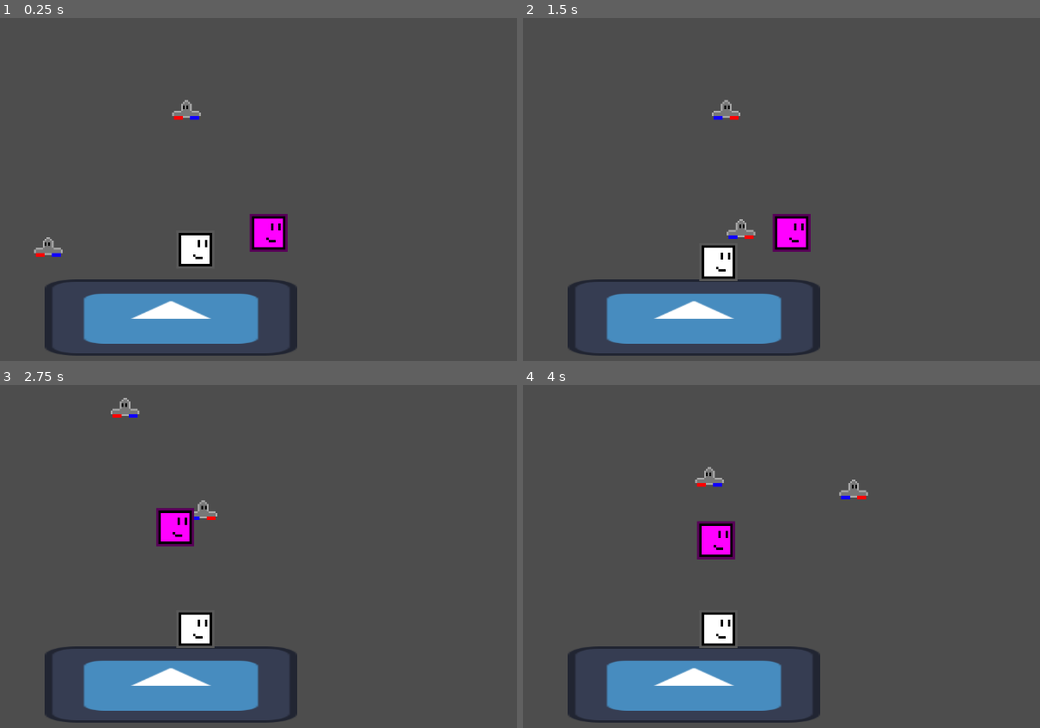
Above: before the commit, frames 1-4 (two rows, left to right).
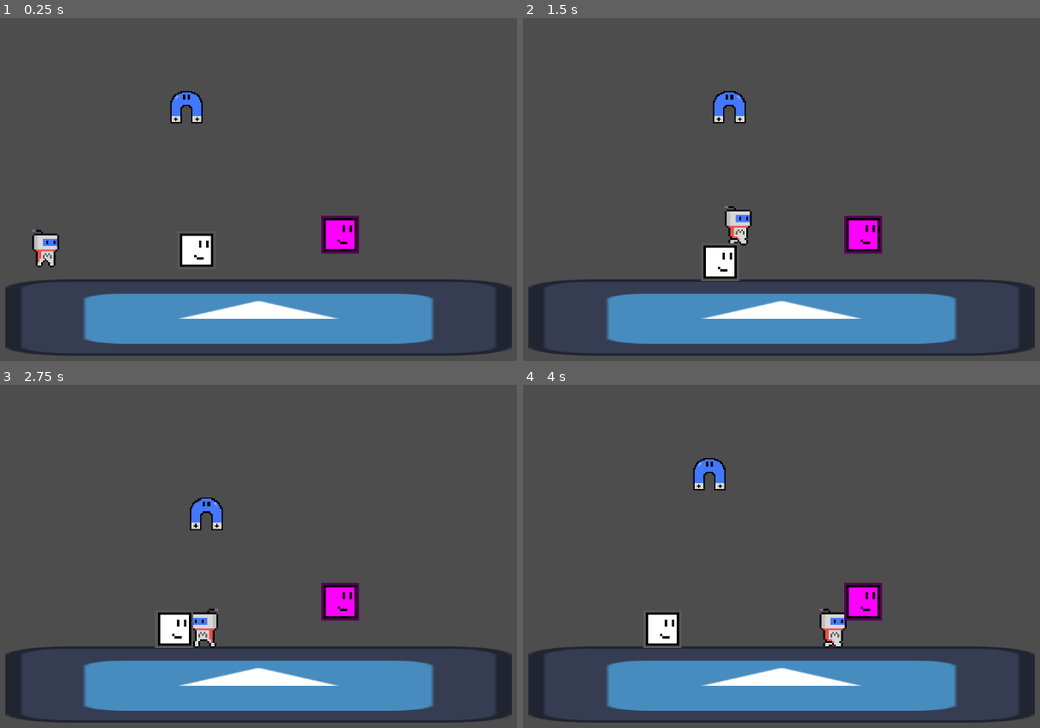
Above: after the commit, the same moments.

Repository: mrshark3959/Magnettwins-GODOT
Game: Godot game, scene res://Test.tscn
The game is run twice, just before and just after one commit, with the same random seed, the same clock (stepped at 60 frames per second) and the same inputs. The engine's default icon, where the game draws it, is replaced by a stand-in: a white triangle on a blue panel in a dark square.
Inputs:
- Up to frame 1 (0.25 s): no input
- Up to frame 2 (1.5 s): hold Right (right) from 0.53 s (still down); tap A (a) at 0.6 s; tap Up (up) at 0.77 s; tap D (d) at 0.8, 1.35 s
- Up to frame 3 (2.75 s): tap Up (up) at 1.52 s; tap S (s) at 1.55, 2.1 s; release Right (right) at 2.03 s; hold Left (left) from 2.03 s (still down); hold Space (space) from 2.03 s (still down)
- Up to frame 4 (4 s): release Left (left) at 2.78 s; release Space (space) at 2.78 s; hold Right (right) from 2.78 s (still down); tap Space (space) at 2.85 s; tap Up (up) at 3.02, 3.77 s; tap W (w) at 3.05, 3.6 s; tap A (a) at 3.8 s

The runs differ from the first frame. In frame 1, 11% of the frame differs, in the area x 0-100%, y 21-99%; in frame 2, 11%; in frame 3, 12%; in frame 4, 13%.

Commit message:
11/7/2024 BootCamp

Diff:
--- /dev/null
+++ b/MagPulse.tres
@@ -0,0 +1,65 @@
+[gd_resource type="SpriteFrames" load_steps=9 format=3 uid="uid://h7ue3dx2nolj"]
+
+[ext_resource type="Texture2D" uid="uid://tuywk8vk5i3" path="res://Sprites (Characters)/Farus/Farus Magnet Pulse/Farus Magnet.png" id="1_j1n67"]
+
+[sub_resource type="AtlasTexture" id="AtlasTexture_jfpw0"]
+atlas = ExtResource("1_j1n67")
+region = Rect2(0, 0, 64, 64)
+
+[sub_resource type="AtlasTexture" id="AtlasTexture_ylvru"]
+atlas = ExtResource("1_j1n67")
+region = Rect2(64, 0, 64, 64)
+
+[sub_resource type="AtlasTexture" id="AtlasTexture_p8r4q"]
+atlas = ExtResource("1_j1n67")
+region = Rect2(128, 0, 64, 64)
+
+[sub_resource type="AtlasTexture" id="AtlasTexture_v2apd"]
+atlas = ExtResource("1_j1n67")
+region = Rect2(0, 64, 64, 64)
+
+[sub_resource type="AtlasTexture" id="AtlasTexture_pv70o"]
+atlas = ExtResource("1_j1n67")
+region = Rect2(64, 64, 64, 64)
+
+[sub_resource type="AtlasTexture" id="AtlasTexture_tyohp"]
+atlas = ExtResource("1_j1n67")
+region = Rect2(128, 64, 64, 64)
+
+[sub_resource type="AtlasTexture" id="AtlasTexture_ciufj"]
+atlas = ExtResource("1_j1n67")
+region = Rect2(0, 0, 64, 64)
+
+[resource]
+animations = [{
+"frames": [],
+"loop": true,
+"name": &"default",
+"speed": 5.0
+}, {
+"frames": [{
+"duration": 1.0,
+"texture": SubResource("AtlasTexture_jfpw0")
+}, {
+"duration": 1.0,
+"texture": SubResource("AtlasTexture_ylvru")
+}, {
+"duration": 1.0,
+"texture": SubResource("AtlasTexture_p8r4q")
+}, {
+"duration": 1.0,
+"texture": SubResource("AtlasTexture_v2apd")
+}, {
+"duration": 1.0,
+"texture": SubResource("AtlasTexture_pv70o")
+}, {
+"duration": 1.0,
+"texture": SubResource("AtlasTexture_tyohp")
+}, {
+"duration": 1.0,
+"texture": SubResource("AtlasTexture_ciufj")
+}],
+"loop": false,
+"name": &"pulse",
+"speed": 9.0
+}]
--- a/Movement.gd
+++ b/Movement.gd
@@ -6,6 +6,8 @@
 const PUSH_FORCE := .0
 const MIN_PUSH_FORCE := 5.0
 
+func _ready() -> void:
+	get_node("Texture").play("default")
 
 func _physics_process(delta: float) -> void:
 	# Add the gravity.
@@ -21,12 +23,19 @@
 	var direction := Input.get_axis("left", "right")
 	if direction:
 		velocity.x = direction * SPEED
-		if direction > 0:
-			get_node("Texture").flip_h = true
-		if direction < 0:
-			get_node("Texture").flip_h = false
+		if velocity.x > 0:
+			scale = Vector2(3,3)
+			rotation_degrees = 0
+		if velocity.x < 0:
+			scale = Vector2(3,-3)
+			rotation_degrees = 180
 	else:
 		velocity.x = move_toward(velocity.x, 0, SPEED)
+
+	if direction != 0 && get_node("Texture").animation != "walk":
+		get_node("Texture").play("walk")
+	if direction == 0 && get_node("Texture").animation != "default":
+		get_node("Texture").play("default")
 
 	move_and_slide()
 
--- a/MovementF.gd
+++ b/MovementF.gd
@@ -1,7 +1,10 @@
 extends StaticBody2D
 
-var accel = 7
+var accel = 500
 var velocity = Vector2(0,0)
+
+func _ready() -> void:
+	pass
 
 func get_input():
 	var input_direction = Input.get_vector("a", "d", "w", "s")
@@ -13,7 +16,22 @@
 
 func _physics_process(_delta):
 	get_input()
-	translate(velocity)
+	translate(velocity * _delta)
 
 func pull_object():
 	pass
+
+func blink():
+	if randf_range(0, 10) > 8:
+		get_node("Texture").play("Blink")
+
+func _process(delta: float) -> void:
+	pass
+
+
+func _on_timer_timeout() -> void:
+	blink()
+
+
+func _on_texture_animation_looped() -> void:
+	get_node("Texture").play("Default")
--- /dev/null
+++ b/Sprites (Characters)/Farus/Ferrus.tres
@@ -0,0 +1,75 @@
+[gd_resource type="SpriteFrames" load_steps=10 format=3 uid="uid://yn27qc0xqumh"]
+
+[ext_resource type="Texture2D" uid="uid://c8swbuo64du13" path="res://Sprites (Characters)/Farus/Blue/Idle/Magnus Idle Blue.png" id="1_l82pp"]
+
+[sub_resource type="AtlasTexture" id="AtlasTexture_k8mti"]
+atlas = ExtResource("1_l82pp")
+region = Rect2(0, 0, 32, 32)
+
+[sub_resource type="AtlasTexture" id="AtlasTexture_jos8r"]
+atlas = ExtResource("1_l82pp")
+region = Rect2(32, 0, 32, 32)
+
+[sub_resource type="AtlasTexture" id="AtlasTexture_d1cfa"]
+atlas = ExtResource("1_l82pp")
+region = Rect2(64, 0, 32, 32)
+
+[sub_resource type="AtlasTexture" id="AtlasTexture_j0dpb"]
+atlas = ExtResource("1_l82pp")
+region = Rect2(0, 32, 32, 32)
+
+[sub_resource type="AtlasTexture" id="AtlasTexture_1esuj"]
+atlas = ExtResource("1_l82pp")
+region = Rect2(32, 32, 32, 32)
+
+[sub_resource type="AtlasTexture" id="AtlasTexture_l3jjb"]
+atlas = ExtResource("1_l82pp")
+region = Rect2(64, 32, 32, 32)
+
+[sub_resource type="AtlasTexture" id="AtlasTexture_n01bi"]
+atlas = ExtResource("1_l82pp")
+region = Rect2(0, 64, 32, 32)
+
+[sub_resource type="AtlasTexture" id="AtlasTexture_kcl5t"]
+atlas = ExtResource("1_l82pp")
+region = Rect2(32, 64, 32, 32)
+
+[resource]
+animations = [{
+"frames": [{
+"duration": 1.0,
+"texture": SubResource("AtlasTexture_k8mti")
+}, {
+"duration": 1.0,
+"texture": SubResource("AtlasTexture_jos8r")
+}, {
+"duration": 1.0,
+"texture": SubResource("AtlasTexture_d1cfa")
+}, {
+"duration": 1.0,
+"texture": SubResource("AtlasTexture_j0dpb")
+}, {
+"duration": 1.0,
+"texture": SubResource("AtlasTexture_1esuj")
+}, {
+"duration": 1.0,
+"texture": SubResource("AtlasTexture_l3jjb")
+}, {
+"duration": 1.0,
+"texture": SubResource("AtlasTexture_n01bi")
+}, {
+"duration": 1.0,
+"texture": SubResource("AtlasTexture_kcl5t")
+}],
+"loop": true,
+"name": &"Blink",
+"speed": 12.0
+}, {
+"frames": [{
+"duration": 1.0,
+"texture": SubResource("AtlasTexture_k8mti")
+}],
+"loop": true,
+"name": &"Default",
+"speed": 5.0
+}]
--- /dev/null
+++ b/Sprites (Characters)/Magnus/Magnus.tres
@@ -0,0 +1,101 @@
+[gd_resource type="SpriteFrames" load_steps=15 format=3 uid="uid://7uhs2rq7tpxx"]
+
+[ext_resource type="Texture2D" uid="uid://ds563nm3woodf" path="res://Sprites (Characters)/Magnus/Idles/Magnus (idles) (blue).png" id="1_1cojl"]
+[ext_resource type="Texture2D" uid="uid://bfheehtyhxky4" path="res://Sprites (Characters)/Magnus/Runs/Magnus (run) (blue).png" id="2_25v04"]
+
+[sub_resource type="AtlasTexture" id="AtlasTexture_630ne"]
+atlas = ExtResource("1_1cojl")
+region = Rect2(0, 0, 32, 32)
+
+[sub_resource type="AtlasTexture" id="AtlasTexture_810gr"]
+atlas = ExtResource("1_1cojl")
+region = Rect2(32, 0, 32, 32)
+
+[sub_resource type="AtlasTexture" id="AtlasTexture_lf865"]
+atlas = ExtResource("1_1cojl")
+region = Rect2(0, 32, 32, 32)
+
+[sub_resource type="AtlasTexture" id="AtlasTexture_yoe0x"]
+atlas = ExtResource("1_1cojl")
+region = Rect2(32, 32, 32, 32)
+
+[sub_resource type="AtlasTexture" id="AtlasTexture_7j8ay"]
+atlas = ExtResource("2_25v04")
+region = Rect2(0, 0, 32, 32)
+
+[sub_resource type="AtlasTexture" id="AtlasTexture_a6oos"]
+atlas = ExtResource("2_25v04")
+region = Rect2(32, 0, 32, 32)
+
+[sub_resource type="AtlasTexture" id="AtlasTexture_3rn33"]
+atlas = ExtResource("2_25v04")
+region = Rect2(64, 0, 32, 32)
+
+[sub_resource type="AtlasTexture" id="AtlasTexture_mj76e"]
+atlas = ExtResource("2_25v04")
+region = Rect2(0, 32, 32, 32)
+
+[sub_resource type="AtlasTexture" id="AtlasTexture_wmjnb"]
+atlas = ExtResource("2_25v04")
+region = Rect2(32, 32, 32, 32)
+
+[sub_resource type="AtlasTexture" id="AtlasTexture_spvsq"]
+atlas = ExtResource("2_25v04")
+region = Rect2(64, 32, 32, 32)
+
+[sub_resource type="AtlasTexture" id="AtlasTexture_27flm"]
+atlas = ExtResource("2_25v04")
+region = Rect2(0, 64, 32, 32)
+
+[sub_resource type="AtlasTexture" id="AtlasTexture_jcgiy"]
+atlas = ExtResource("2_25v04")
+region = Rect2(32, 64, 32, 32)
+
+[resource]
+animations = [{
+"frames": [{
+"duration": 1.0,
+"texture": SubResource("AtlasTexture_630ne")
+}, {
+"duration": 1.0,
+"texture": SubResource("AtlasTexture_810gr")
+}, {
+"duration": 1.0,
+"texture": SubResource("AtlasTexture_lf865")
+}, {
+"duration": 1.0,
+"texture": SubResource("AtlasTexture_yoe0x")
+}],
+"loop": true,
+"name": &"default",
+"speed": 16.0
+}, {
+"frames": [{
+"duration": 1.0,
+"texture": SubResource("AtlasTexture_7j8ay")
+}, {
+"duration": 1.0,
+"texture": SubResource("AtlasTexture_a6oos")
+}, {
+"duration": 1.0,
+"texture": SubResource("AtlasTexture_3rn33")
+}, {
+"duration": 1.0,
+"texture": SubResource("AtlasTexture_mj76e")
+}, {
+"duration": 1.0,
+"texture": SubResource("AtlasTexture_wmjnb")
+}, {
+"duration": 1.0,
+"texture": SubResource("AtlasTexture_spvsq")
+}, {
+"duration": 1.0,
+"texture": SubResource("AtlasTexture_27flm")
+}, {
+"duration": 1.0,
+"texture": SubResource("AtlasTexture_jcgiy")
+}],
+"loop": true,
+"name": &"walk",
+"speed": 16.0
+}]
--- a/Test.tscn
+++ b/Test.tscn
@@ -1,19 +1,23 @@
-[gd_scene load_steps=16 format=3 uid="uid://bqqcqj1nj1v8n"]
+[gd_scene load_steps=18 format=3 uid="uid://bqqcqj1nj1v8n"]
 
 [ext_resource type="Texture2D" uid="uid://dggnttm4phf8h" path="res://icon.svg" id="1_241jd"]
 [ext_resource type="Script" path="res://Movement.gd" id="2_le826"]
-[ext_resource type="Texture2D" uid="uid://dcg502bjna65b" path="res://Ferrus.png" id="3_wqbwc"]
+[ext_resource type="SpriteFrames" uid="uid://7uhs2rq7tpxx" path="res://Sprites (Characters)/Magnus/Magnus.tres" id="3_vvmg5"]
 [ext_resource type="Script" path="res://MovementF.gd" id="4_quprr"]
 [ext_resource type="Script" path="res://trigger.gd" id="5_ghvyq"]
 [ext_resource type="Texture2D" uid="uid://d3pevcetuciot" path="res://magnus.png" id="5_lrj14"]
 [ext_resource type="Script" path="res://block.gd" id="5_yjov5"]
+[ext_resource type="SpriteFrames" uid="uid://yn27qc0xqumh" path="res://Sprites (Characters)/Farus/Ferrus.tres" id="6_qjaue"]
+[ext_resource type="SpriteFrames" uid="uid://h7ue3dx2nolj" path="res://MagPulse.tres" id="7_6mede"]
 [ext_resource type="Script" path="res://anchorblock.gd" id="8_xulak"]
 [ext_resource type="Script" path="res://anchorarea.gd" id="9_1ucsk"]
 
 [sub_resource type="RectangleShape2D" id="RectangleShape2D_hewr8"]
 size = Vector2(419, 125)
 
-[sub_resource type="RectangleShape2D" id="RectangleShape2D_n7hxh"]
+[sub_resource type="CapsuleShape2D" id="CapsuleShape2D_tdyp0"]
+radius = 2.69926
+height = 20.418
 
 [sub_resource type="RectangleShape2D" id="RectangleShape2D_g6txu"]
 
@@ -30,6 +34,7 @@
 position = Vector2(162, -199)
 
 [node name="Floor" type="StaticBody2D" parent="."]
+scale = Vector2(2, 1)
 collision_layer = 7
 
 [node name="CollisionShape2D" type="CollisionShape2D" parent="Floor"]
@@ -48,12 +53,9 @@
 script = ExtResource("2_le826")
 
 [node name="CollisionShape2D" type="CollisionShape2D" parent="Magnus"]
-shape = SubResource("RectangleShape2D_n7hxh")
-
-[node name="Texture" type="Sprite2D" parent="Magnus"]
-texture_filter = 1
-texture_repeat = 1
-texture = ExtResource("3_wqbwc")
+position = Vector2(-1.33333, 1.66667)
+scale = Vector2(2.46981, -1.14278)
+shape = SubResource("CapsuleShape2D_tdyp0")
 
 [node name="Area2D" type="Area2D" parent="Magnus"]
 scale = Vector2(0.5, 0.5)
@@ -61,6 +63,13 @@
 
 [node name="CollisionShape2D" type="CollisionShape2D" parent="Magnus/Area2D"]
 shape = SubResource("RectangleShape2D_g6txu")
+
+[node name="Texture" type="AnimatedSprite2D" parent="Magnus"]
+texture_filter = 1
+sprite_frames = ExtResource("3_vvmg5")
+animation = &"walk"
+autoplay = "default"
+frame_progress = 0.252259
 
 [node name="Ferrus" type="StaticBody2D" parent="."]
 position = Vector2(173, -353)
@@ -71,11 +80,6 @@
 
 [node name="CollisionShape2D" type="CollisionShape2D" parent="Ferrus"]
 shape = SubResource("RectangleShape2D_0dxgr")
-
-[node name="Texture" type="Sprite2D" parent="Ferrus"]
-texture_filter = 1
-texture_repeat = 1
-texture = ExtResource("3_wqbwc")
 
 [node name="Trigger" type="Area2D" parent="Ferrus"]
 position = Vector2(0, 23)
@@ -95,11 +99,29 @@
 [node name="CollisionShape2D" type="CollisionShape2D" parent="Ferrus/Trigger"]
 shape = SubResource("CircleShape2D_1jgt7")
 
+[node name="Pulse" type="AnimatedSprite2D" parent="Ferrus/Trigger"]
+texture_filter = 1
+position = Vector2(0, -1.49979)
+scale = Vector2(0.307084, 0.49993)
+sprite_frames = ExtResource("7_6mede")
+animation = &"pulse"
+autoplay = "default"
+
+[node name="Texture" type="AnimatedSprite2D" parent="Ferrus"]
+texture_filter = 1
+scale = Vector2(0.7, 0.7)
+sprite_frames = ExtResource("6_qjaue")
+animation = &"Default"
+
+[node name="Timer" type="Timer" parent="Ferrus"]
+autostart = true
+
 [node name="Block" type="RigidBody2D" parent="."]
 position = Vector2(188, -139)
 collision_layer = 5
 collision_mask = 6
-mass = 30.0
+mass = 0.1
+freeze_mode = 1
 script = ExtResource("5_yjov5")
 
 [node name="CollisionShape2D" type="CollisionShape2D" parent="Block"]
@@ -120,13 +142,12 @@
 
 [node name="AnchorBlock" type="RigidBody2D" parent="."]
 modulate = Color(1, 0, 1, 1)
-position = Vector2(311, -142)
+position = Vector2(431, -139)
 collision_layer = 5
 collision_mask = 6
 mass = 30.0
 sleeping = true
 lock_rotation = true
-freeze_mode = 1
 script = ExtResource("8_xulak")
 
 [node name="CollisionShape2D" type="CollisionShape2D" parent="AnchorBlock"]
@@ -149,3 +170,5 @@
 shape = SubResource("RectangleShape2D_edcjv")
 
 [connection signal="body_entered" from="Ferrus/Trigger" to="Ferrus/Trigger" method="_on_body_entered"]
+[connection signal="animation_looped" from="Ferrus/Texture" to="Ferrus" method="_on_texture_animation_looped"]
+[connection signal="timeout" from="Ferrus/Timer" to="Ferrus" method="_on_timer_timeout"]
--- a/anchorarea.gd
+++ b/anchorarea.gd
@@ -11,9 +11,10 @@
 
 	for i in get_overlapping_areas():
 		value += 1
-	if  value > 0:
-		get_parent().sleeping = false
+	if  value > 0 && Input.is_action_pressed("space"):
+		get_parent().set_freeze_enabled(false)
 		#print("hi")
 	else:
-		get_parent().sleeping = true
+		get_parent().set_freeze_enabled(true)
+		#print("bye")
 	value = 0
--- a/trigger.gd
+++ b/trigger.gd
@@ -10,8 +10,14 @@
 func _process(delta: float) -> void:
 	if (Input.is_action_pressed("space")):
 		set_gravity_space_override_mode(Area2D.SPACE_OVERRIDE_REPLACE)
+		if get_node("Pulse").animation != "pulse":
+			get_node("Pulse").play("pulse")
+			#print("hi")
 	else:
 		set_gravity_space_override_mode(Area2D.SPACE_OVERRIDE_DISABLED)
+		if get_node("Pulse").animation == "pulse":
+			get_node("Pulse").animation = "default"
+			#print("bye")
 
 
 func _on_body_entered(body: Node2D) -> void:
Binary file added: Sprites (Characters)/Farus/Blue/Color Transition/Farus Transition 2.png
Not shown, added: Sprites (Characters)/Farus/Blue/Color Transition/Farus Transition 2.png.import
Binary file added: Sprites (Characters)/Farus/Blue/Idle/Magnus Idle Blue.png
Not shown, added: Sprites (Characters)/Farus/Blue/Idle/Magnus Idle Blue.png.import
Binary file added: Sprites (Characters)/Farus/Farus Magnet Pulse/Farus Magnet.png
Not shown, added: Sprites (Characters)/Farus/Farus Magnet Pulse/Farus Magnet.png.import
Binary file added: Sprites (Characters)/Farus/Red/Color Transition/Farus Transition 1.png
Not shown, added: Sprites (Characters)/Farus/Red/Color Transition/Farus Transition 1.png.import
Binary file added: Sprites (Characters)/Farus/Red/Idle/Farus Idle Red.png
Not shown, added: Sprites (Characters)/Farus/Red/Idle/Farus Idle Red.png.import
Binary file added: Sprites (Characters)/Farus/Red/Movement Down/Farus Movement Down.png
Not shown, added: Sprites (Characters)/Farus/Red/Movement Down/Farus Movement Down.png.import
(and 30 more such lines)
